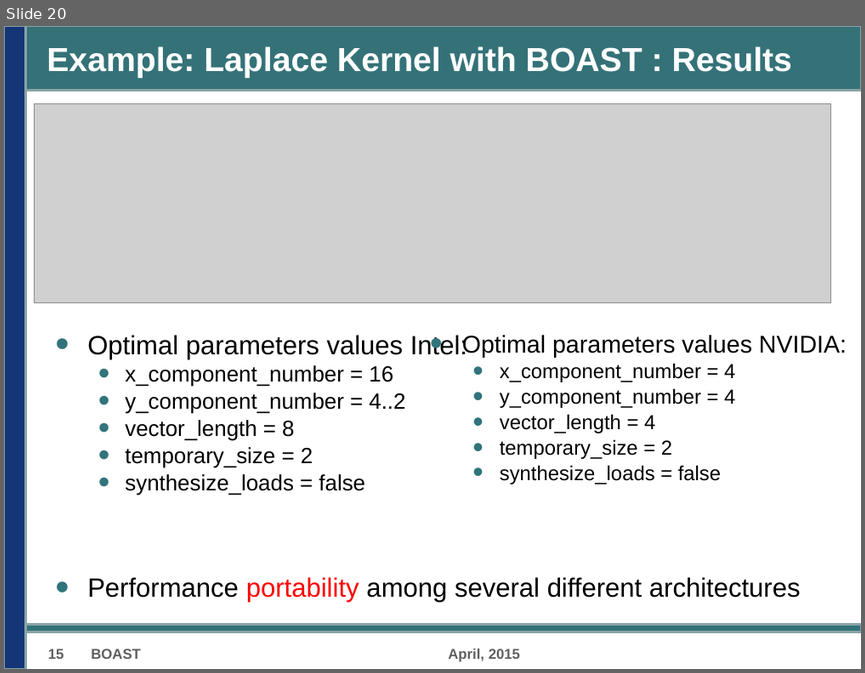
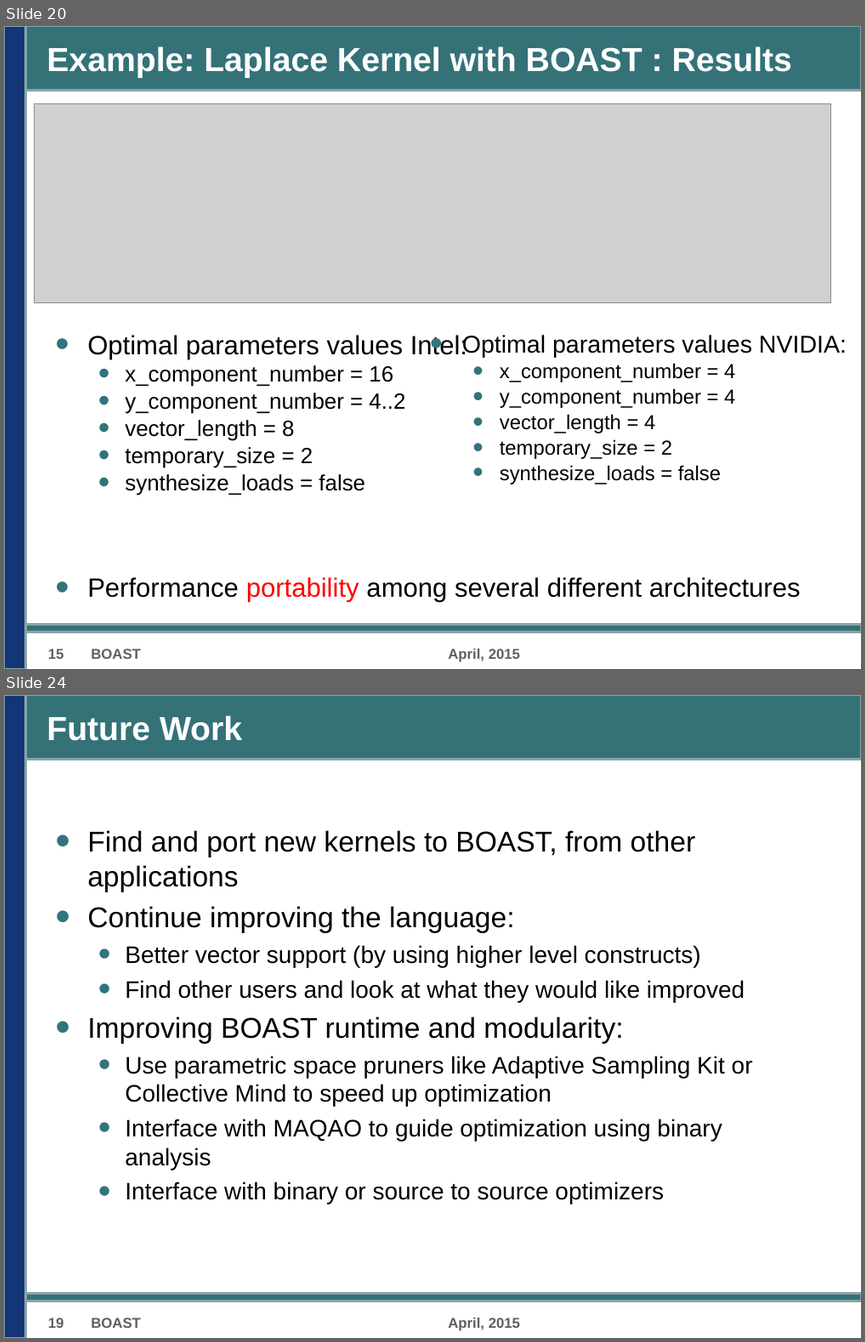
Before and after one commit to Nanosim-LIG/boast-lig, a slide deck: Paper/D5.5/D5.5.odp. Shown one above the other, each under a label of ours: slide 20 before the commit, slides 20 and 24 after it; the slides between them are not shown. The pictures are 865x673 and 865x1342 pixels, drawn with LibreOffice and Linux fonts; fonts in the diff are those of the drawing; grey boxes stand for pictures; background and template pictures are left out. Boxes give left, top, right and bottom in pixels: in the first picture for what was removed or moved away, otherwise in the second. Text is boxed around its words. In the diff, an @@ line names an element or a change of style, - is before the commit and + after.

Commit message:
Improved presentation.

```diff
--- a/Paper/D5.5/D5.5.odp
+++ b/Paper/D5.5/D5.5.odp
@@ slide 24 added at [4, 695, 861, 1338], background #FFFFFF; not listed: 3 template elements that a slide beside it also shows @@
@@ title added at [46, 715, 242, 741], 28 pt, text #FFFFFF, bold @@
+Future Work
@@ text added at [87, 830, 753, 1203], 20 pt, text #000000 @@
+• Find and port new kernels to BOAST, from other applications
+• Continue improving the language:
+  • Better vector support (by using higher level constructs)
+  • Find other users and look at what they would like improved
+• Improving BOAST runtime and modularity:
+  • Use parametric space pruners like Adaptive Sampling Kit or Collective Mind to speed up optimization
+  • Interface with MAQAO to guide optimization using binary analysis
+  • Interface with binary or source to source optimizers
@@ text added at [48, 1317, 64, 1327], 12 pt, text #5F5F5F, bold @@
+19
@@ text added at [91, 1317, 141, 1327], 12 pt, text #5F5F5F, bold @@
+BOAST
@@ text added at [448, 1317, 520, 1331], 12 pt, text #5F5F5F, bold @@
+April, 2015
```
Also in this commit, not shown: 2 slides changed, 1 other slide added.
